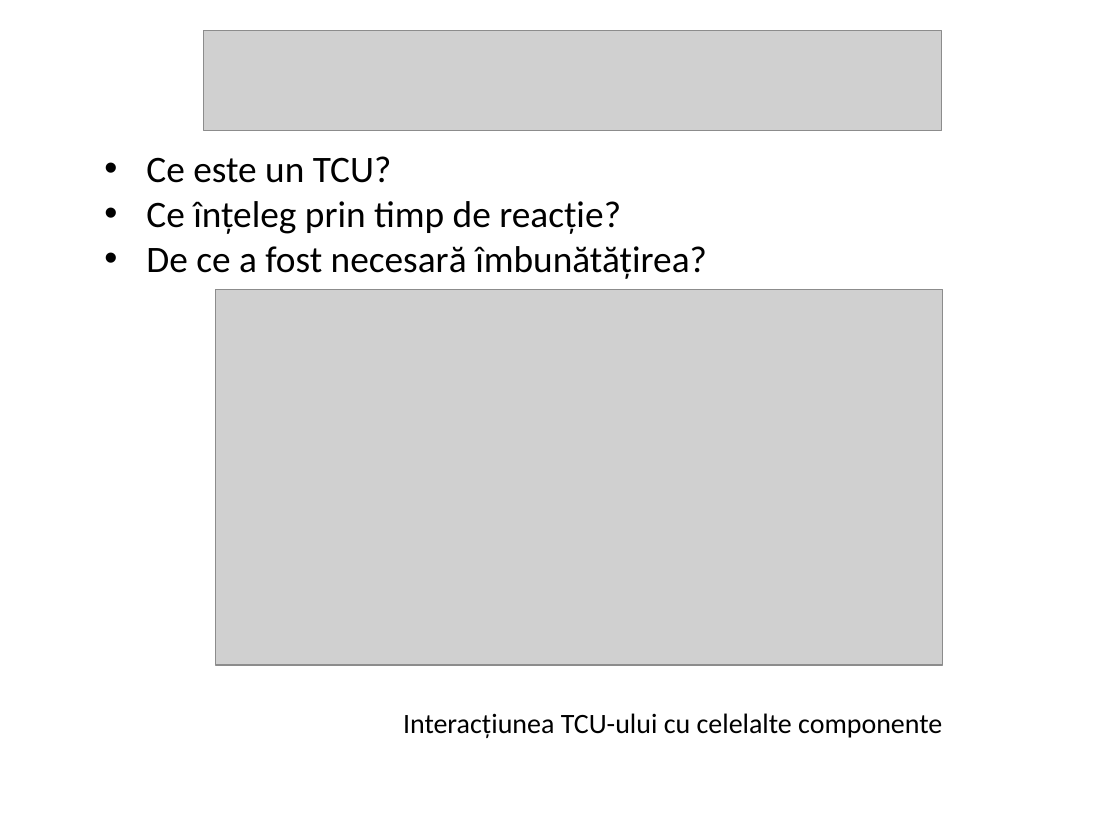
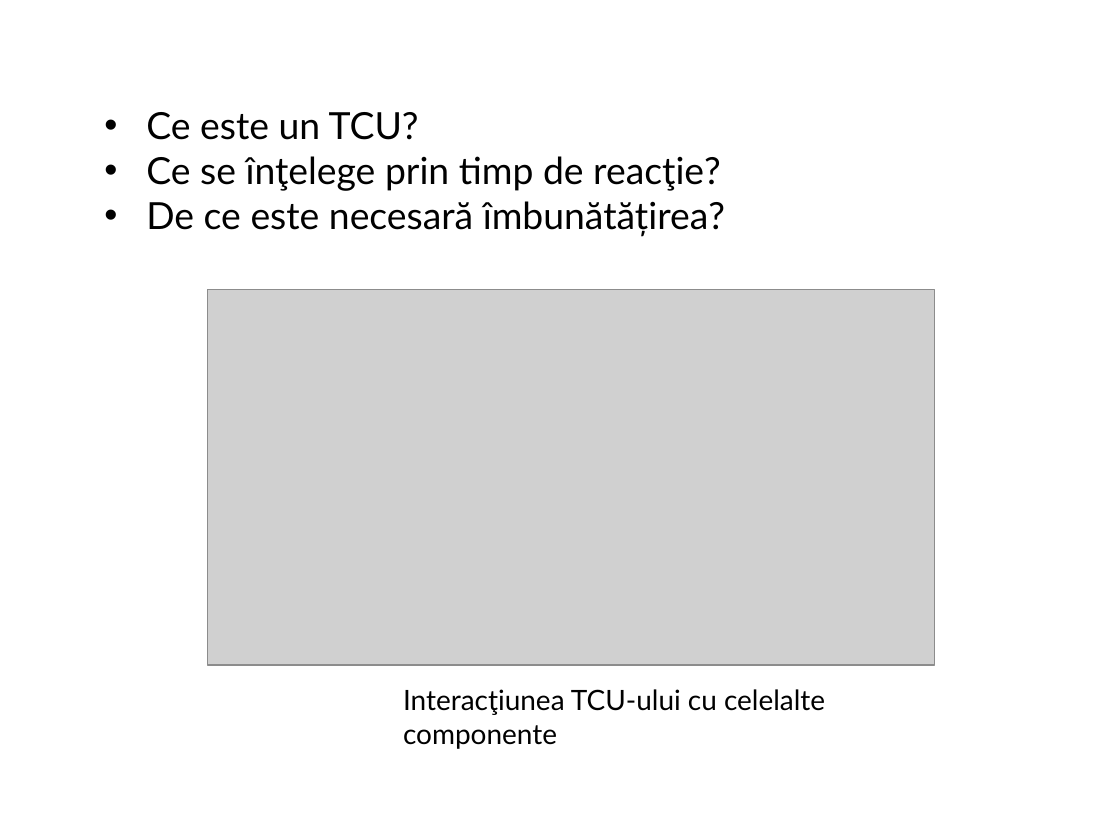
Before and after one commit to FICproject/WebGL, a slide deck: slide 3 of Licenta_Luca _1.ppt (slide 2 before the commit). Drawn at 1120x840 pixels with LibreOffice and Linux fonts; fonts in the diff are those of the drawing; grey boxes stand for pictures; background and template pictures are left out. Boxes give left, top, right and bottom in pixels: in the first picture for what was removed or moved away, otherwise in the second. Text is boxed around its words. In the diff, an @@ line names an element or a change of style, - is before the commit and + after.

```diff
--- a/Licenta_Luca _1.ppt
+++ b/Licenta_Luca _1.ppt
@@ picture removed at [204, 30, 942, 130] @@
@@ text "Ce este un TCU?": place and size @@
-text "Ce este un TCU?" at [146, 156, 707, 279]
+text "Ce este un TCU?" at [146, 112, 725, 237]
@@ text at [146, 112, 419, 140]: font Calibri to Lato in "Ce este un TCU?" @@
@@ text at [146, 156, 725, 237]: text changed; font Calibri to Lato @@
-• Ce înţeleg prin timp de reacţie?
-• De ce a fost necesară îmbunătățirea?
+• Ce se înţelege prin timp de reacţie?
+• De ce este necesară îmbunătățirea?
@@ picture: place and size @@
-picture at [216, 289, 943, 664]
+picture at [207, 289, 934, 664]
@@ text "Interacţiunea TCU-ului cu celelalte componente": place and size @@
-text "Interacţiunea TCU-ului cu celelalte componente" at [403, 713, 942, 738]
+text "Interacţiunea TCU-ului cu celelalte componente" at [403, 689, 825, 749]
@@ text "Interacţiunea TCU-ului cu celelalte componente" at [403, 689, 825, 749]: font Calibri to Lato @@
```
Also in this commit, not shown: 8 other slides changed, 1 slide added, 1 other file.
